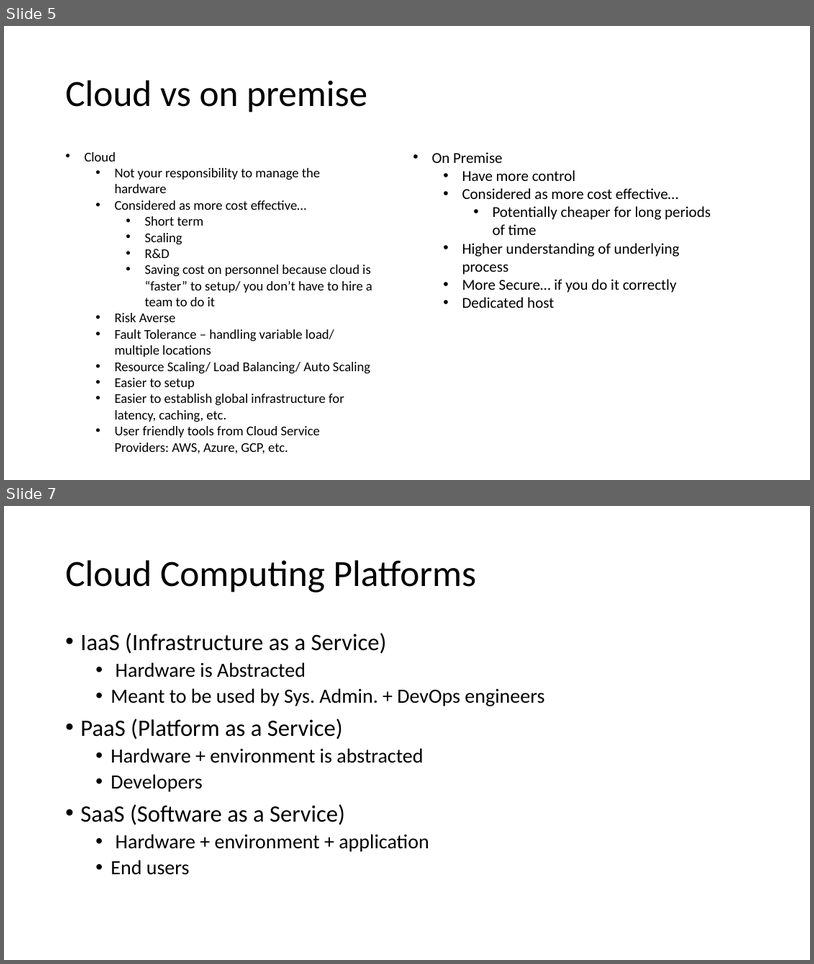
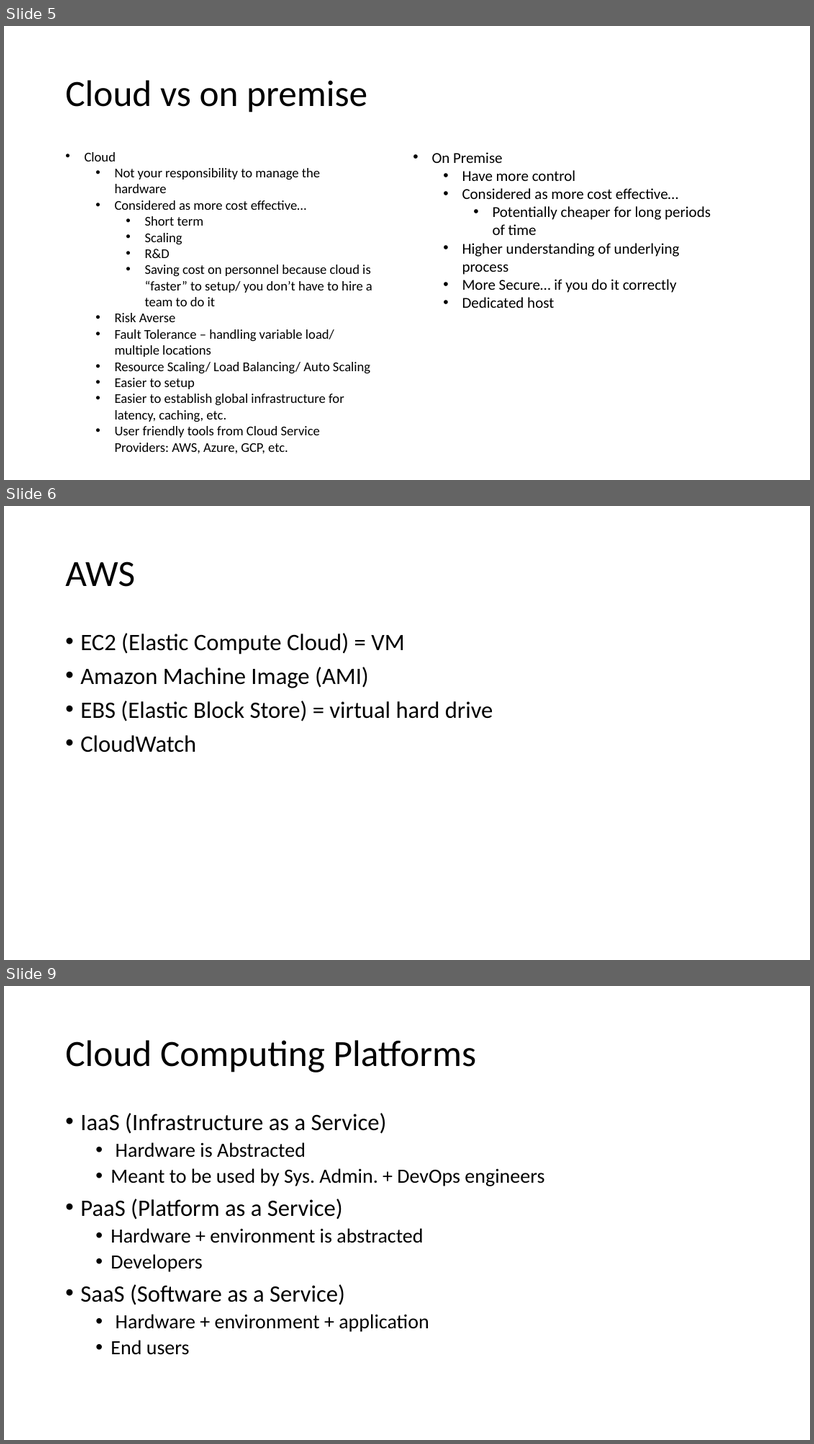
Before and after one commit to 2011JavaReact/Training, a slide deck: Week3/Week3 AWS.pptm. Shown one above the other, each under a label of ours: slides 5 and 7 before the commit, slides 5, 6 and 9 after it; the slides between them are not shown. The pictures are 814x964 and 814x1444 pixels, drawn with LibreOffice and Linux fonts; fonts in the diff are those of the drawing. Boxes give left, top, right and bottom in pixels: in the first picture for what was removed or moved away, otherwise in the second. Text is boxed around its words. In the diff, an @@ line names an element or a change of style, - is before the commit and + after.

```diff
--- a/Week3/Week3 AWS.pptm
+++ b/Week3/Week3 AWS.pptm
@@ slide 6 added at <box>4,506,810,960</box>, background #FFFFFF @@
@@ title added at <box>65,561,135,587</box>, 44 pt, text #000000 @@
+AWS
@@ text added at <box>80,633,494,752</box>, 28 pt, text #000000 @@
+• EC2 (Elastic Compute Cloud) = VM
+• Amazon Machine Image (AMI)
+• EBS (Elastic Block Store) = virtual hard drive
+• CloudWatch
@@ what was slide 7 is now slide 9 @@
```
Also in this commit, not shown: 2 other slides added, 1 slide removed, 4 other files.
